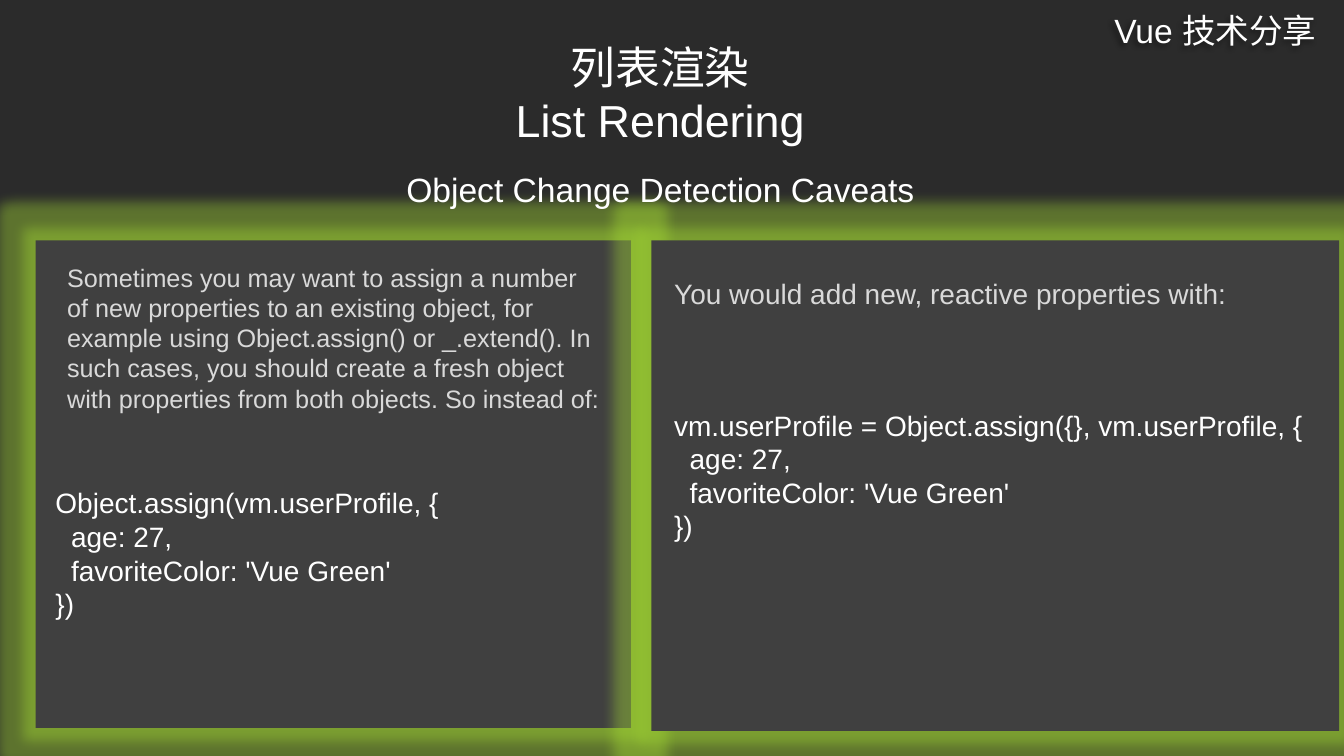
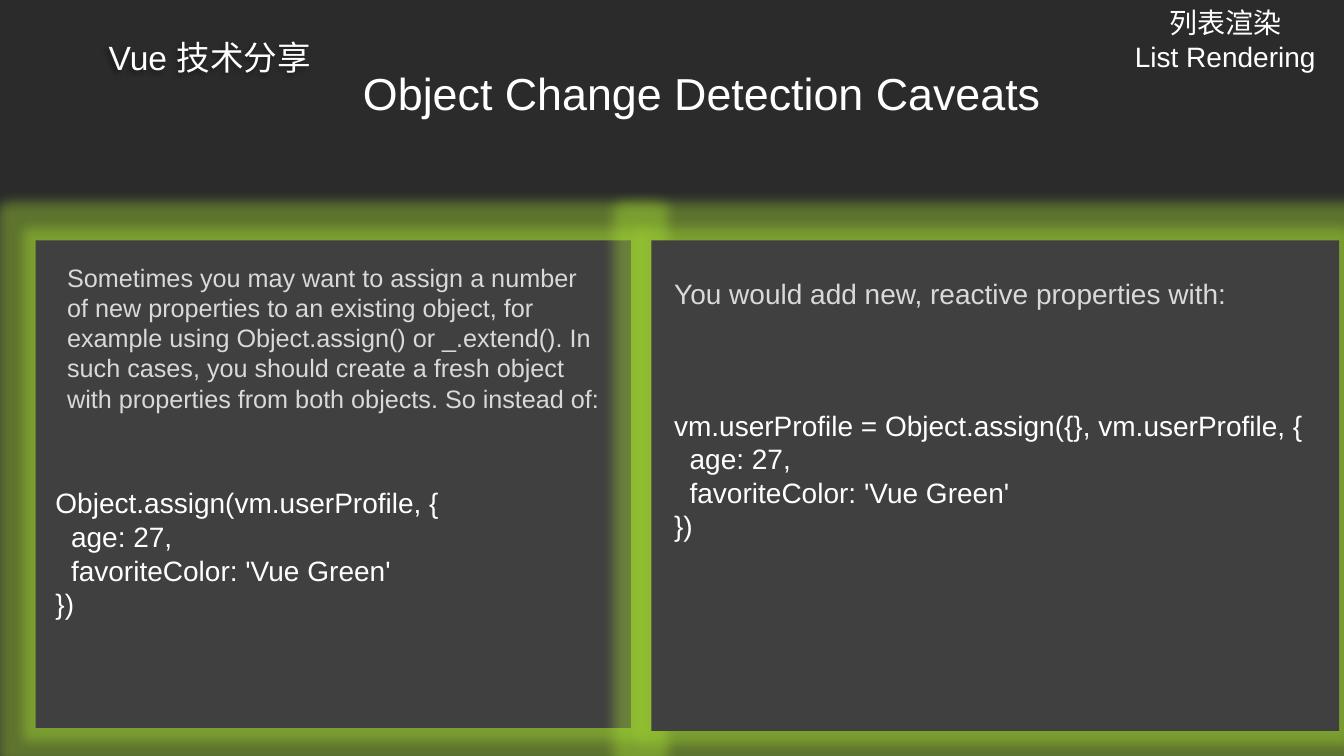
Before and after one commit to ldjdd/traing-library, a slide deck: slide 45 of vue/演示文稿.pptx. Drawn at 1344x756 pixels with LibreOffice and Linux fonts; fonts in the diff are those of the drawing; background and template pictures are left out; a plain dark background stands for a picture behind light text. Boxes give left, top, right and bottom in pixels: in the first picture for what was removed or moved away, otherwise in the second. Text is boxed around its words. In the diff, an @@ line names an element or a change of style, - is before the commit and + after.

```diff
--- a/vue/演示文稿.pptx
+++ b/vue/演示文稿.pptx
@@ text "列表渲染 List Rendering": place and size @@
-text "列表渲染 List Rendering" at (516,46,805,146)
+text "列表渲染 List Rendering" at (1135,9,1315,72)
@@ text "列表渲染 List Rendering" at (1135,9,1315,72): size 32 to 20 pt @@
@@ text "Vue 技术分享": place and size @@
-text "Vue 技术分享" at (1114,14,1316,46)
+text "Vue 技术分享" at (109,41,310,73)
@@ title "Object Change Detection Caveats": place and size @@
-title "Object Change Detection Caveats" at (406,177,914,209)
+title "Object Change Detection Caveats" at (363,77,1040,119)
@@ title "Object Change Detection Caveats" at (363,77,1040,119): size 24 to 32 pt; vertical alignment top to middle @@
```
Also in this commit, not shown: 41 other slides changed, 3 slides added.
